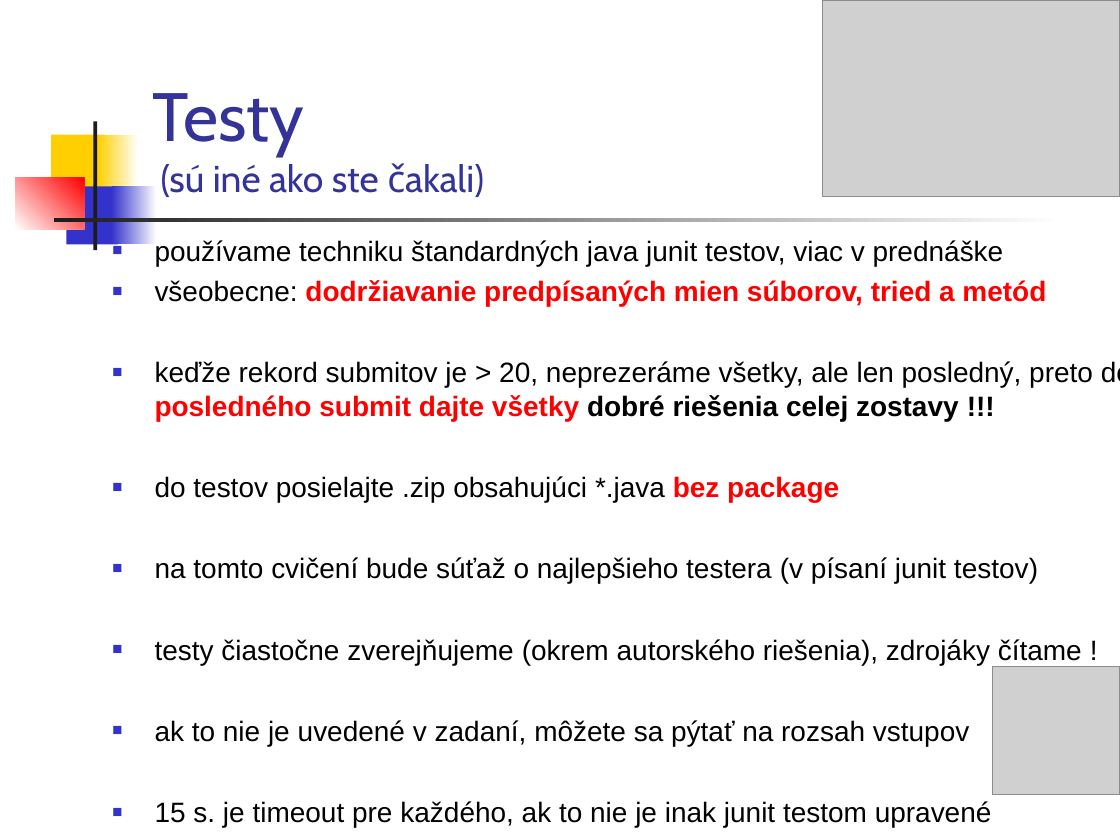
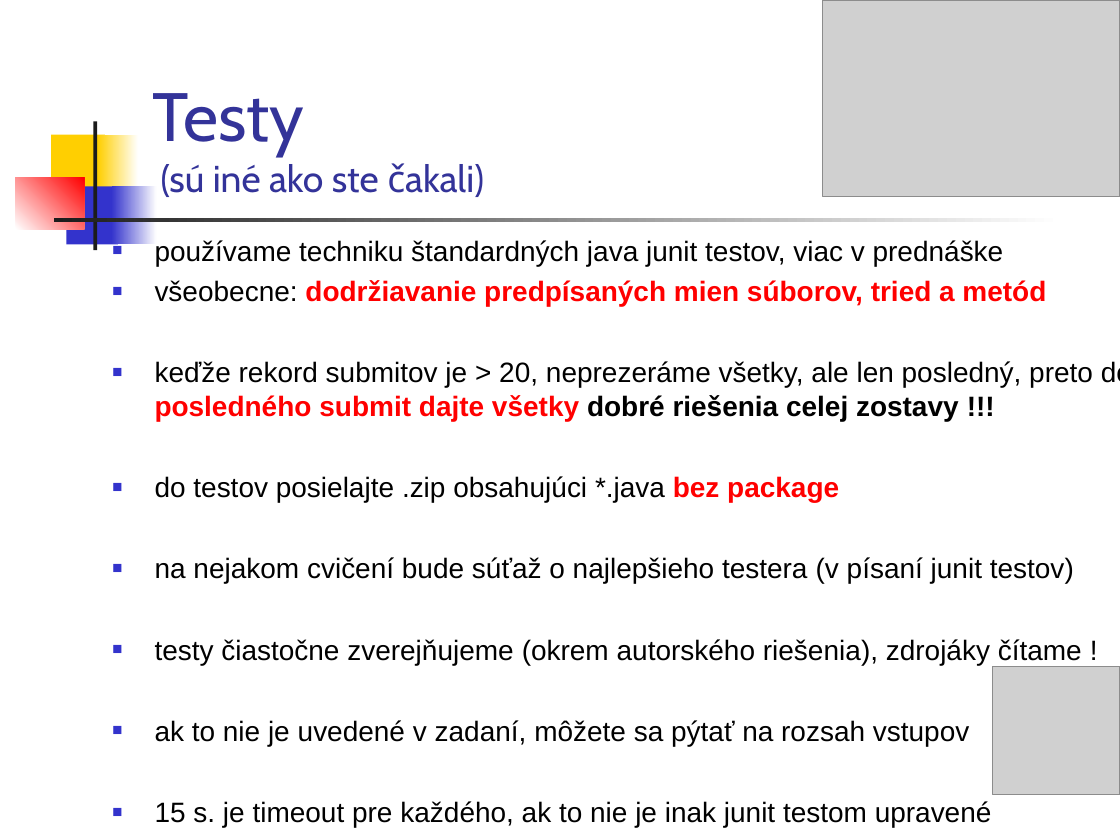
Before and after one commit to Programovanie4/Prednasky, a slide deck: slide 4 of 03/03_java.ppt. Drawn at 1120x840 pixels with LibreOffice and Linux fonts; fonts in the diff are those of the drawing; grey boxes stand for pictures. Boxes give left, top, right and bottom in pixels: in the first picture for what was removed or moved away, otherwise in the second. Text is boxed around its words. In the diff, an @@ line names an element or a change of style, - is before the commit and + after.

```diff
--- a/03/03_java.ppt
+++ b/03/03_java.ppt
@@ text at box(155, 557, 1074, 584): text changed @@
-■ na tomto cvičení bude súťaž o najlepšieho testera (v písaní junit testov)
+■ na nejakom cvičení bude súťaž o najlepšieho testera (v písaní junit testov)
```
Also in this commit, not shown: 4 other slides changed, 2 slides added, 1 other file.
